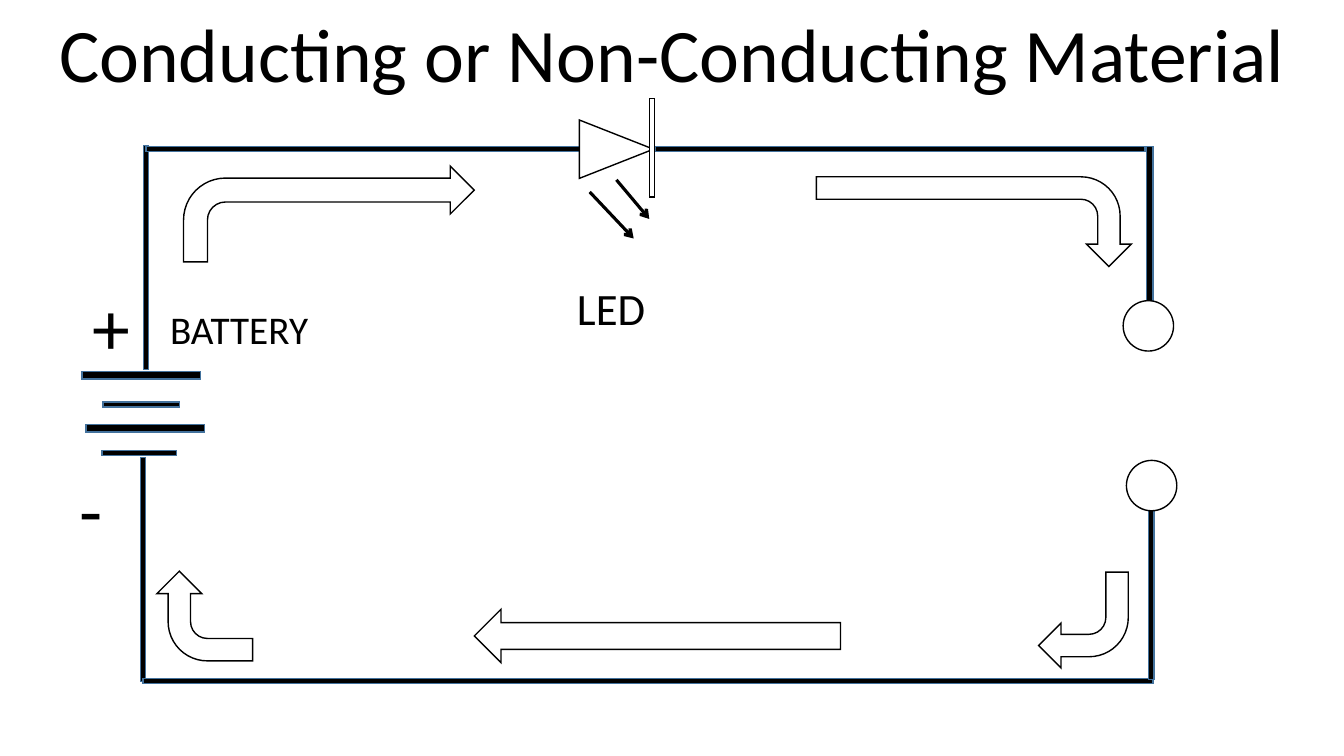
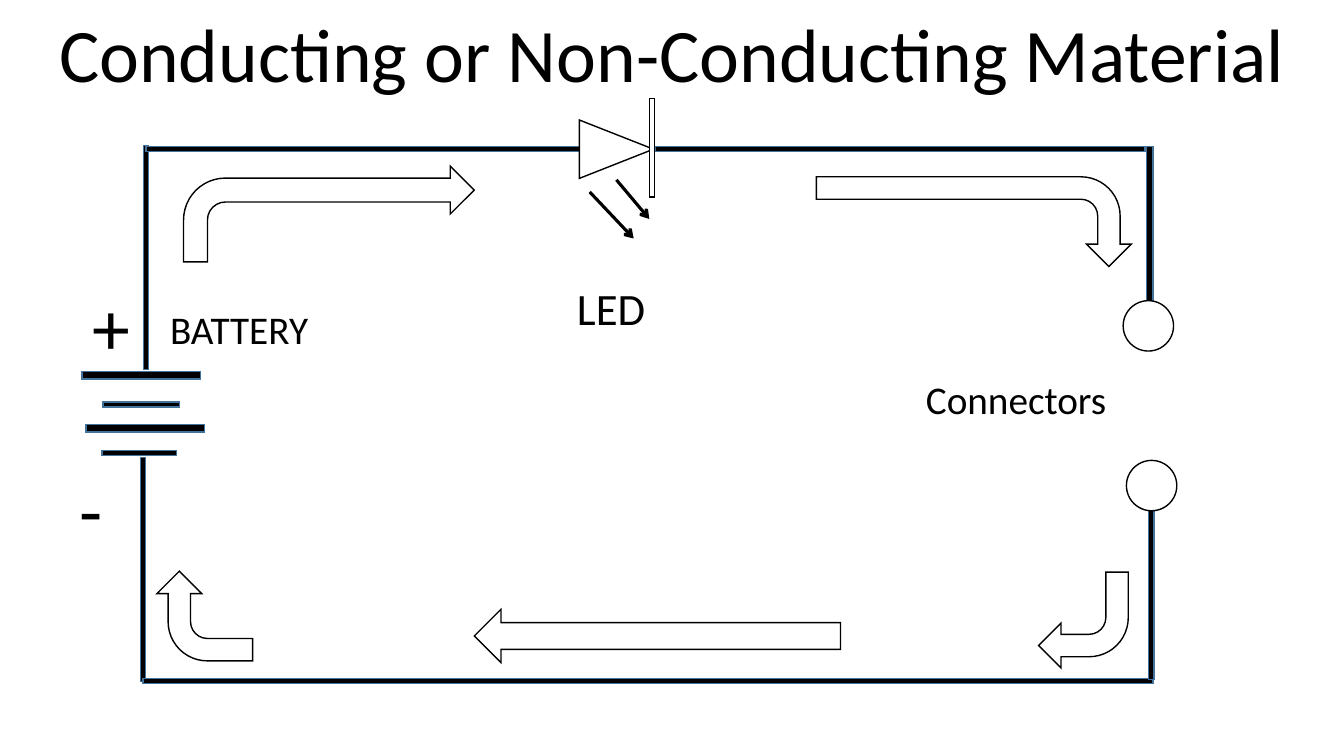
Before and after one commit to infocelab/embedded-projects, a slide deck: slide 2 of Documents/projects for schools.pptx. Drawn at 1344x756 pixels with LibreOffice and Linux fonts; fonts in the diff are those of the drawing. Boxes give left, top, right and bottom in pixels: in the first picture for what was removed or moved away, otherwise in the second. Text is boxed around its words. In the diff, an @@ line names an element or a change of style, - is before the commit and + after.

Commit message:
ok

```diff
--- a/Documents/projects for schools.pptx
+++ b/Documents/projects for schools.pptx
@@ text added at [926,388,1106,415], 28 pt, text #000000 @@
+Connectors
```
